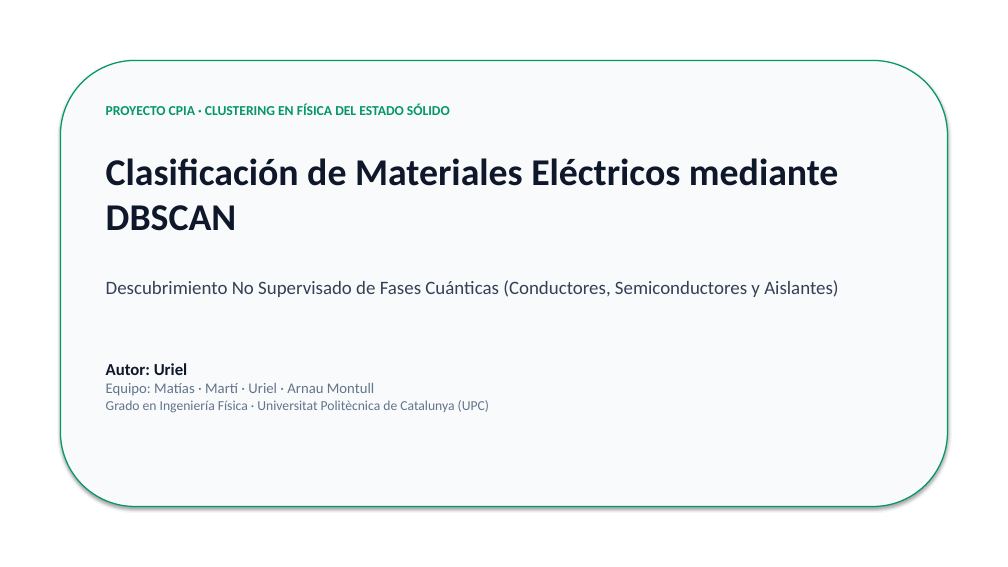
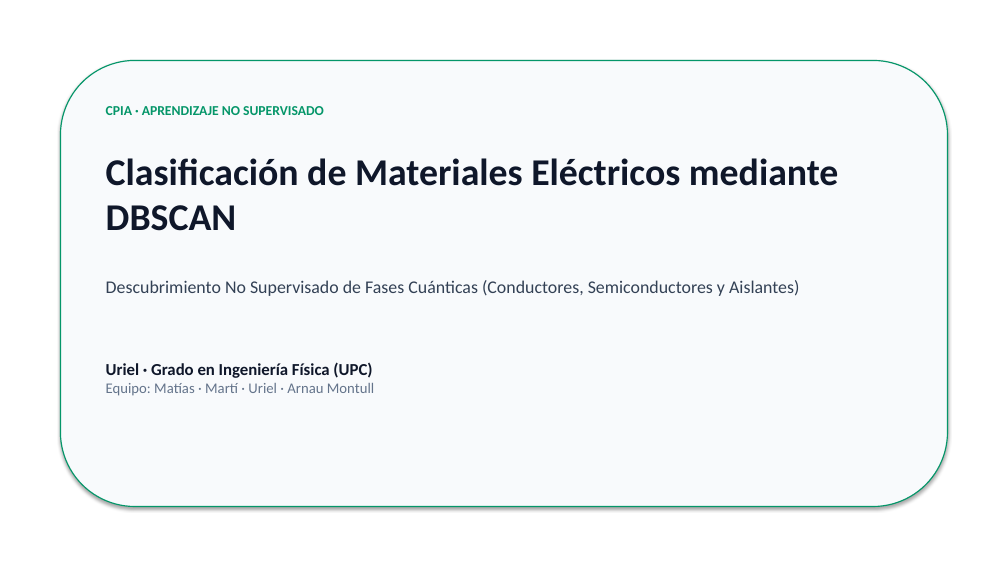
Before and after one commit to ArnauMontull/CPIA-Expo, a slide deck: slide 1 of presentacion/presentacion_materiales_uriel.pptx. Drawn at 1008x567 pixels with LibreOffice and Linux fonts; fonts in the diff are those of the drawing. Boxes give left, top, right and bottom in pixels: in the first picture for what was removed or moved away, otherwise in the second. Text is boxed around its words. In the diff, an @@ line names an element or a change of style, - is before the commit and + after.

Commit message:
feat(presentacion): redisenar diapositivas de Uriel con minimo texto y mas soporte visual

```diff
--- a/presentacion/presentacion_materiales_uriel.pptx
+++ b/presentacion/presentacion_materiales_uriel.pptx
@@ rounded rectangle at box(60, 60, 948, 507): outline #059669 1.2 pt to #059669 1.1 pt @@
@@ text at box(106, 106, 324, 115): text changed @@
-PROYECTO CPIA · CLUSTERING EN FÍSICA DEL ESTADO SÓLIDO
+CPIA · APRENDIZAJE NO SUPERVISADO
@@ text "Descubrimiento No Supervisado de Fases ..." at box(106, 280, 799, 296): size 18 to 17 pt @@
@@ text at box(106, 362, 372, 378): text changed @@
-Autor: Uriel
+Uriel · Grado en Ingeniería Física (UPC)
@@ text at box(106, 400, 489, 413): paragraph removed @@
-Grado en Ingeniería Física · Universitat Politècnica de Catalunya (UPC)
```
Also in this commit, not shown: 7 slides added, 7 slides removed, 8 other files.
